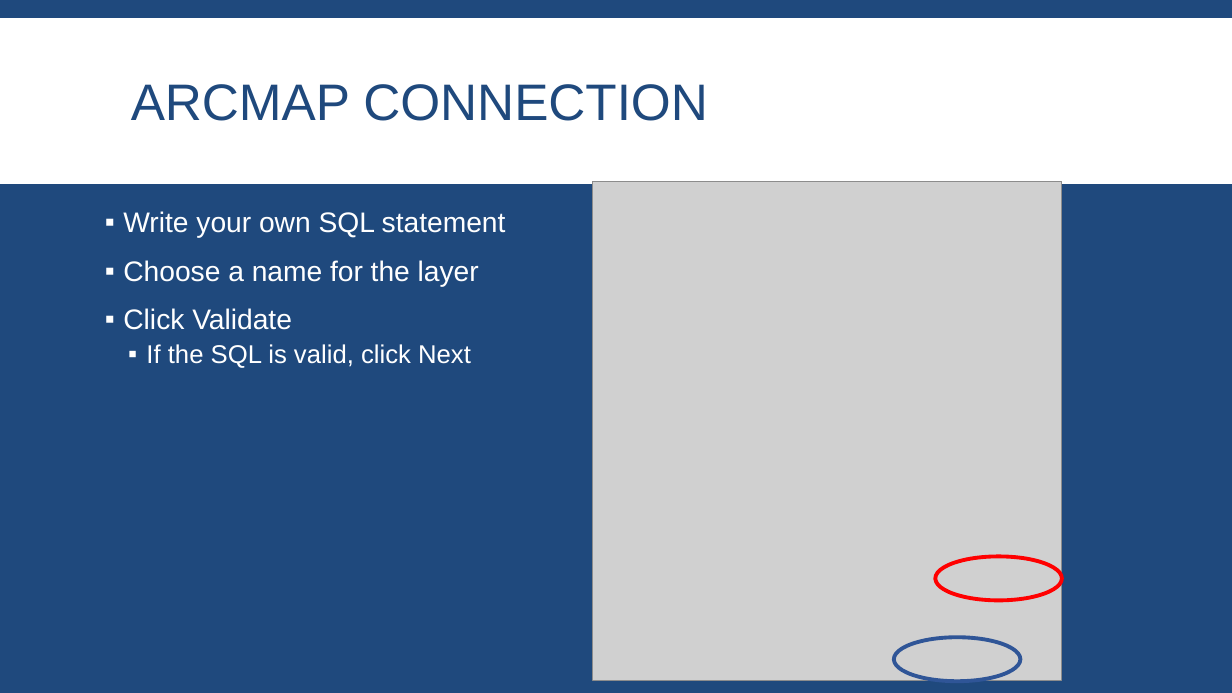
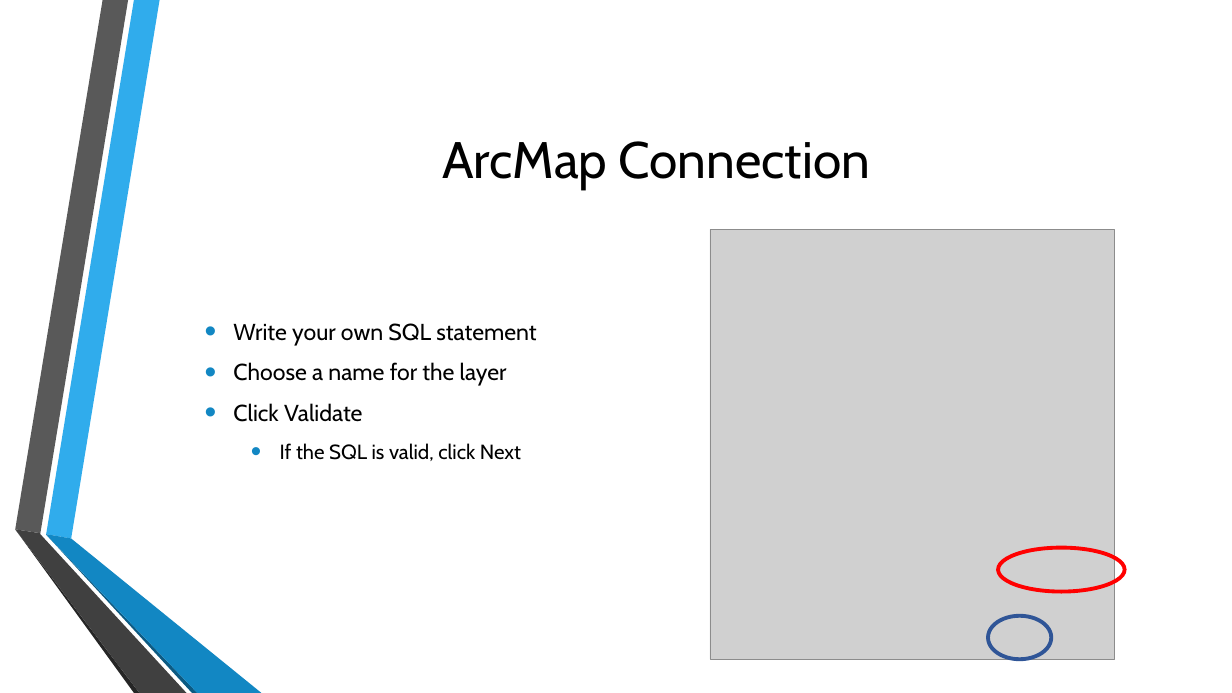
Before and after one commit to MGIS-UMN/GIS5577_week5, a slide deck: slide 35 of Spatial_Databases.odp (slide 34 before the commit). Drawn at 1232x693 pixels with LibreOffice and Linux fonts; fonts in the diff are those of the drawing; grey boxes stand for pictures; background and template pictures are left out. Boxes give left, top, right and bottom in pixels: in the first picture for what was removed or moved away, otherwise in the second. Text is boxed around its words. In the diff, an @@ line names an element or a change of style, - is before the commit and + after.

```diff
--- a/Spatial_Databases.odp
+++ b/Spatial_Databases.odp
@@ background #1F497D to picture (left out) @@
@@ freeform shape removed at (0, 18, 1232, 184) @@
@@ title at (442, 141, 870, 189): text changed; font Arial to Cabin; text colour #1F497D to #000000 @@
-ARCMAP CONNECTION
+ArcMap Connection
@@ text "Write your own SQL statement": place and size @@
-text "Write your own SQL statement" at (123, 211, 506, 368)
+text "Write your own SQL statement" at (233, 323, 536, 461)
@@ text "Write your own SQL statement" at (233, 323, 536, 461): size 22 to 18 pt in "Write your own SQL statement", "Choose a name for the layer", "Click Validate"; font Arial to Cabin, text colour #FFFFFF to #000000; size 20 to 16 pt in "If the SQL is valid, click Next"; bullet ▪ to •; line spacing 0.9 to 1; less space between paragraphs; bullet colour #FFFFFF to #1287C3; more space between paragraphs; vertical alignment top to middle @@
@@ picture: place and size @@
-picture at (592, 181, 1062, 680)
+picture at (710, 229, 1115, 659)
@@ group added at (15, 0, 262, 693): 6 freeform shapes @@
@@ freeform shape: place and size @@
-freeform shape at (935, 556, 1062, 601)
+freeform shape at (998, 548, 1125, 592)
@@ freeform shape: place and size @@
-freeform shape at (894, 638, 1020, 682)
+freeform shape at (988, 616, 1051, 659)
```
Also in this commit, not shown: 38 other slides changed, 2 slides added, 1 slide removed.
